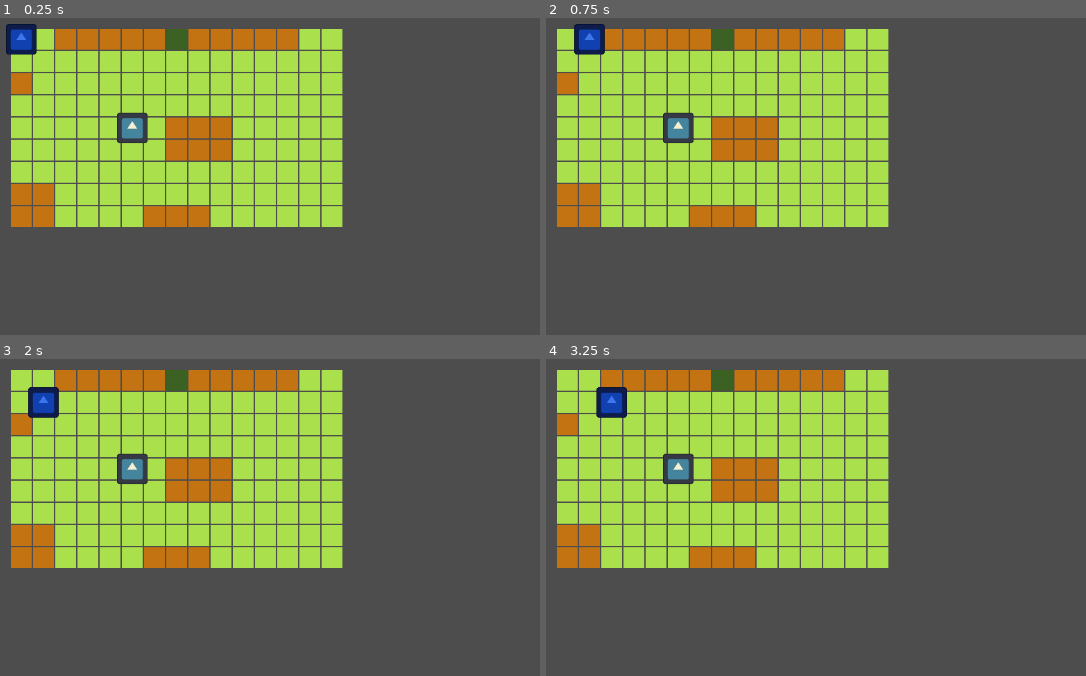
Above: before the commit, frames 1-4 (two rows, left to right).
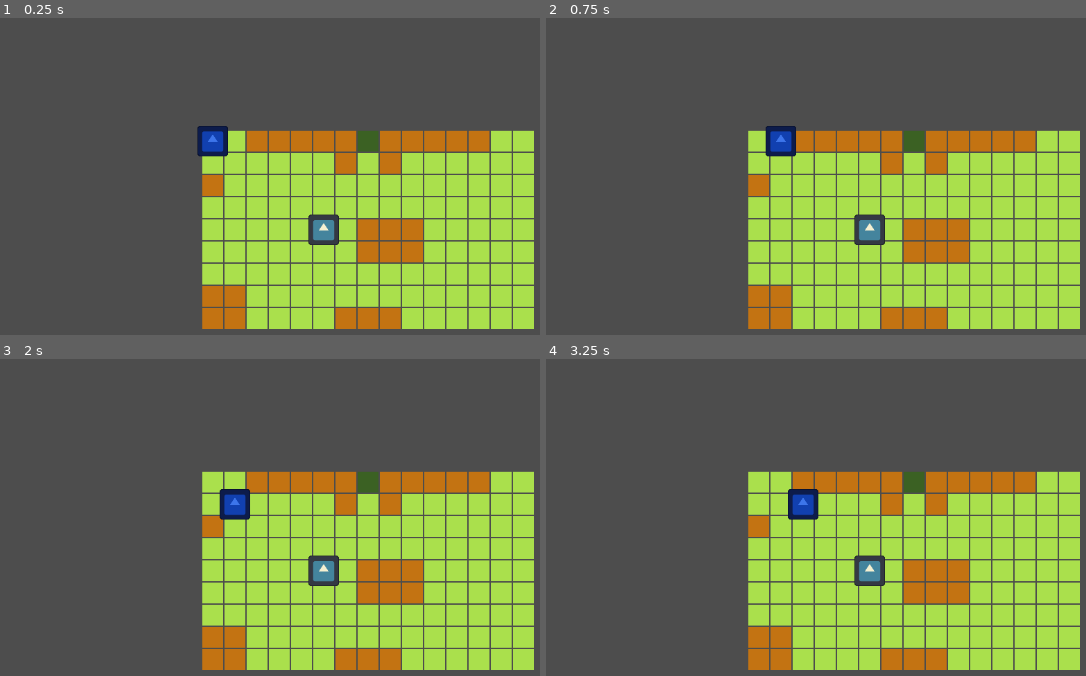
Above: after the commit, the same moments.

Repository: bnnajh7411-a11y/sokoban
Game: Godot game, scene res://Main.tscn
Two runs of this game, one before a commit and one after it. Both use one fixed random seed, a clock stepped at 60 frames per second and the inputs below. The engine's default icon, where the game draws it, is replaced by a stand-in: a white triangle on a blue panel in a dark square.
Inputs:
- Up to frame 1 (0.25 s): no input
- Up to frame 2 (0.75 s): tap Enter at 0.5 s; hold Right (ui_right) from 0.53 s (still down)
- Up to frame 3 (2 s): tap Space at 1.25 s; release Right (ui_right) at 1.28 s; hold Down (ui_down) from 1.28 s (still down)
- Up to frame 4 (3.25 s): tap Enter at 2 s; release Down (ui_down) at 2.03 s; hold Right (ui_right) 2.03-2.78 s; tap Space at 2.75 s; hold Up (ui_up) from 2.78 s (still down)

The runs differ from the first frame. In frame 1, 61% of the frame differs, in the area x 1-99%, y 1-99%; in frame 2, 61%; in frame 3, 61%; in frame 4, 61%, in the area x 2-99%, y 3-99%.

Commit message:
코드 정리

Diff:
--- /dev/null
+++ b/Main.gd
@@ -0,0 +1,60 @@
+extends Node2D
+
+const SHEEP_GROUP_NAME: StringName = &"sheep"
+
+@onready var player: GridActor = $Player
+
+var _pending_sheep_moves: int = 0
+var _waiting_for_sheep: bool = false
+
+
+func _ready() -> void:
+	call_deferred("_bind_turn_flow")
+
+
+func _bind_turn_flow() -> void:
+	_connect_actor(player)
+
+	for node in get_tree().get_nodes_in_group(SHEEP_GROUP_NAME):
+		_connect_actor(node as GridActor)
+
+
+func _connect_actor(actor: GridActor) -> void:
+	if actor == null:
+		return
+
+	if not actor.move_finished.is_connected(_on_actor_move_finished):
+		actor.move_finished.connect(_on_actor_move_finished)
+
+
+func _on_actor_move_finished(actor: Node, from_cell: Vector2i, to_cell: Vector2i, _direction: Vector2i) -> void:
+	if actor == player:
+		_resolve_sheep_turn(from_cell, to_cell)
+		return
+
+	if not _is_sheep_actor(actor):
+		return
+
+	_pending_sheep_moves = max(_pending_sheep_moves - 1, 0)
+	if _pending_sheep_moves == 0 and _waiting_for_sheep:
+		_waiting_for_sheep = false
+		player.consume_queued_direction()
+
+
+func _resolve_sheep_turn(wolf_from: Vector2i, wolf_to: Vector2i) -> void:
+	_pending_sheep_moves = 0
+	_waiting_for_sheep = false
+
+	for node in get_tree().get_nodes_in_group(SHEEP_GROUP_NAME):
+		var sheep: GridActor = node as GridActor
+		if sheep != null and sheep.react_to_wolf_move(wolf_from, wolf_to):
+			_pending_sheep_moves += 1
+
+	if _pending_sheep_moves == 0:
+		player.consume_queued_direction()
+	else:
+		_waiting_for_sheep = true
+
+
+func _is_sheep_actor(actor: Node) -> bool:
+	return actor is GridActor and actor.is_in_group(SHEEP_GROUP_NAME)
--- a/Main.tscn
+++ b/Main.tscn
@@ -1,15 +1,20 @@
 [gd_scene format=4 uid="uid://tkhg0d36if2o"]
 
+[ext_resource type="Script" uid="uid://cfjh875ygviyn" path="res://Main.gd" id="1_main"]
 [ext_resource type="TileSet" uid="uid://vpv4llnwj4qi" path="res://generated/level_tileset.tres" id="1_tileset"]
 [ext_resource type="PackedScene" path="res://actors/Player.tscn" id="2_player"]
 [ext_resource type="PackedScene" path="res://actors/Sheep.tscn" id="3_sheep"]
 
 [node name="Main" type="Node2D" unique_id=598128310]
+script = ExtResource("1_main")
 
 [node name="TileMapLayer" type="TileMapLayer" parent="." unique_id=971561381]
-tile_map_data = PackedByteArray("AAABAAEAAAAAAAAAAAACAAEAAAA …(280 unchanged characters)… FAAIAAAAAAAAAAAAGAAIAAAAAAAAAAAAHAAIAAAAAAAAAAAAIAAIAAAAAAAAAAAAJAAIAAAAAAAAAAAAKAAIAAAAAAAAAAAALAAIAAAAAAAAAAAAM …(1746 unchanged characters)…
+tile_map_data = PackedByteArray("AAABAAEAAAAAAAAAAAACAAEAAAA …(280 unchanged characters)… FAAIAAAAAAAAAAAAGAAIAAAAAAAAAAAAHAAIAAAABAAAAAAAIAAIAAAAAAAAAAAAJAAIAAAABAAAAAAAKAAIAAAAAAAAAAAALAAIAAAAAAAAAAAAM …(1746 unchanged characters)…
 tile_set = ExtResource("1_tileset")
 
 [node name="Player" parent="." unique_id=1088558520 instance=ExtResource("2_player")]
 
 [node name="Sheep" parent="." unique_id=407462379 instance=ExtResource("3_sheep")]
+
+[node name="Camera2D" type="Camera2D" parent="." unique_id=963330872]
+position = Vector2(300, 177)
--- a/actors/GridActor.gd
+++ b/actors/GridActor.gd
@@ -1,5 +1,7 @@
 class_name GridActor
 extends CharacterBody2D
+
+signal move_finished(actor, from_cell, to_cell, direction)
 
 @export var tile_map_path: NodePath = NodePath("../TileMapLayer")
 @export var cell_size: int = 32
@@ -19,8 +21,9 @@
 var grid_cell: Vector2i
 var _is_moving: bool = false
 var _move_tween: Tween
-var _jump_tween: Tween
 var _feedback_tween: Tween
+var _move_start_cell: Vector2i = Vector2i.ZERO
+var _move_direction: Vector2i = Vector2i.ZERO
 var _jump_offset: Vector2 = Vector2.ZERO
 var _block_offset: Vector2 = Vector2.ZERO
 var _queued_direction: Vector2i = Vector2i.ZERO
@@ -65,6 +68,8 @@
 
 	_queued_direction = Vector2i.ZERO
 	_update_facing(direction)
+	_move_start_cell = grid_cell
+	_move_direction = direction
 	grid_cell = next_cell
 	_move_to_cell(grid_cell)
 	return true
@@ -101,8 +106,6 @@
 
 	if _move_tween != null:
 		_move_tween.kill()
-	if _jump_tween != null:
-		_jump_tween.kill()
 	if _feedback_tween != null:
 		_feedback_tween.kill()
 		_block_offset = Vector2.ZERO
@@ -112,11 +115,8 @@
 	_move_tween.set_trans(Tween.TRANS_SINE)
 	_move_tween.set_ease(Tween.EASE_OUT)
 	_move_tween.tween_property(self, "global_position", target_position, move_duration)
+	_move_tween.parallel().tween_method(_set_jump_progress, 0.0, 1.0, move_duration)
 	_move_tween.finished.connect(_on_move_tween_finished)
-
-	_jump_tween = create_tween()
-	_jump_tween.tween_method(_set_jump_progress, 0.0, 1.0, move_duration)
-	_jump_tween.finished.connect(_on_jump_tween_finished)
 
 
 func _snap_to_cell(cell: Vector2i) -> void:
@@ -152,7 +152,15 @@
 	_is_moving = false
 	_move_tween = null
 	_jump_offset = Vector2.ZERO
-	_refresh_sprite_visuals()
+	_block_offset = Vector2.ZERO
+	sprite.scale = sprite_base_scale
+	_refresh_sprite_visuals()
+	move_finished.emit(self, _move_start_cell, grid_cell, _move_direction)
+	_move_start_cell = grid_cell
+	_move_direction = Vector2i.ZERO
+
+
+func consume_queued_direction() -> void:
 	_consume_queued_direction()
 
 
@@ -162,12 +170,6 @@
 
 	var pulse: float = sin(progress * PI)
 	sprite.scale = sprite_base_scale * Vector2(1.0 + 0.10 * pulse, 1.0 - 0.08 * pulse)
-	_refresh_sprite_visuals()
-
-
-func _on_jump_tween_finished() -> void:
-	_jump_tween = null
-	sprite.scale = sprite_base_scale
 	_refresh_sprite_visuals()
 
 
@@ -194,6 +196,11 @@
 		sprite.flip_h = true
 
 
+func react_to_wolf_move(wolf_from: Vector2i, wolf_to: Vector2i) -> bool:
+	# Sheep overrides this.
+	return false
+
+
 func _refresh_sprite_visuals() -> void:
 	sprite.position = _jump_offset + _block_offset
 
--- /dev/null
+++ b/actors/Sheep.gd
@@ -0,0 +1,59 @@
+class_name SheepActor
+extends GridActor
+
+const SHEEP_GROUP_NAME: StringName = &"sheep"
+
+
+func _ready() -> void:
+	add_to_group(SHEEP_GROUP_NAME)
+	super._ready()
+
+
+func react_to_wolf_move(wolf_from: Vector2i, wolf_to: Vector2i) -> bool:
+	if _is_moving:
+		return false
+
+	if not _is_wolf_in_range(wolf_to):
+		return false
+
+	if _should_ignore_diagonal_step_from_cardinal(wolf_from, wolf_to):
+		return false
+
+	var flee_direction: Vector2i = _choose_flee_direction(wolf_from, wolf_to)
+	if flee_direction == Vector2i.ZERO:
+		return false
+
+	return move_on_grid(flee_direction)
+
+
+func _is_wolf_in_range(wolf_cell: Vector2i) -> bool:
+	var delta: Vector2i = wolf_cell - grid_cell
+	return max(abs(delta.x), abs(delta.y)) <= 1
+
+
+func _should_ignore_diagonal_step_from_cardinal(wolf_from: Vector2i, wolf_to: Vector2i) -> bool:
+	var delta_to: Vector2i = wolf_to - grid_cell
+	if abs(delta_to.x) != 1 or abs(delta_to.y) != 1:
+		return false
+
+	var delta_from: Vector2i = wolf_from - grid_cell
+	return abs(delta_from.x) + abs(delta_from.y) == 1
+
+
+func _choose_flee_direction(wolf_from: Vector2i, wolf_to: Vector2i) -> Vector2i:
+	var approach: Vector2i = wolf_to - wolf_from
+	if approach == Vector2i.ZERO:
+		return Vector2i.ZERO
+
+	if abs(approach.x) >= abs(approach.y):
+		if approach.x > 0:
+			return Vector2i.RIGHT
+		if approach.x < 0:
+			return Vector2i.LEFT
+
+	if approach.y > 0:
+		return Vector2i.DOWN
+	if approach.y < 0:
+		return Vector2i.UP
+
+	return Vector2i.ZERO
--- a/actors/Sheep.tscn
+++ b/actors/Sheep.tscn
@@ -1,6 +1,6 @@
 [gd_scene format=3]
 
-[ext_resource type="Script" path="res://actors/GridActor.gd" id="1"]
+[ext_resource type="Script" path="res://actors/Sheep.gd" id="1"]
 [ext_resource type="Texture2D" path="res://icon.svg" id="2"]
 
 [sub_resource type="RectangleShape2D" id="RectangleShape2D_1"]
Not shown, added: Main.gd.uid
Not shown, added: actors/Sheep.gd.uid
